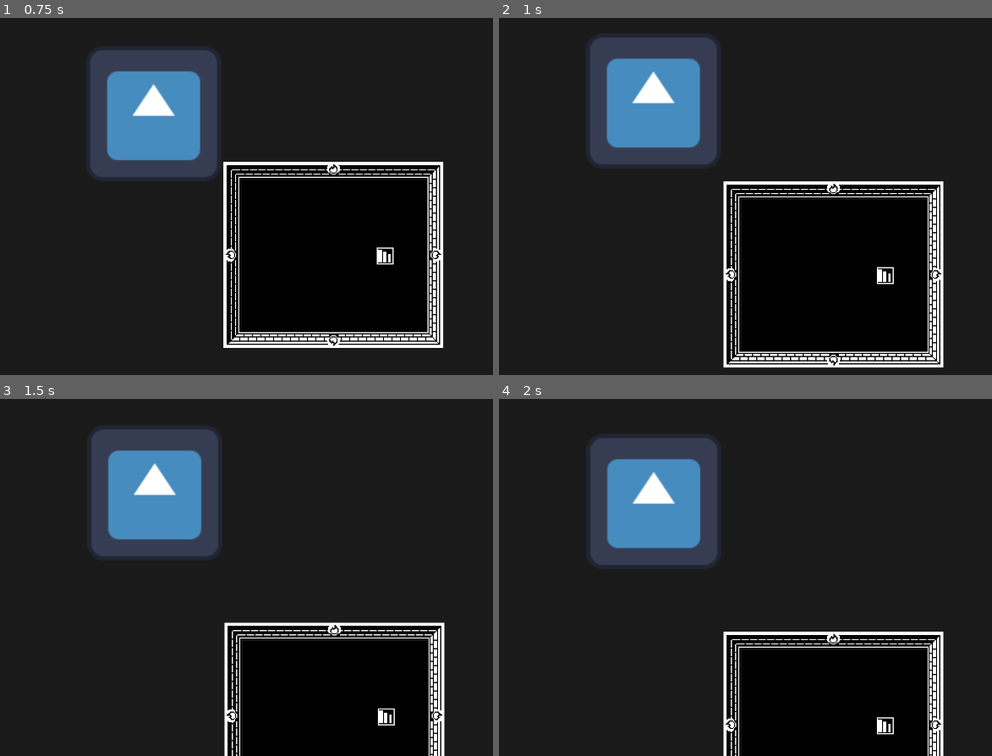
Above: before the commit, frames 1-4 (two rows, left to right).
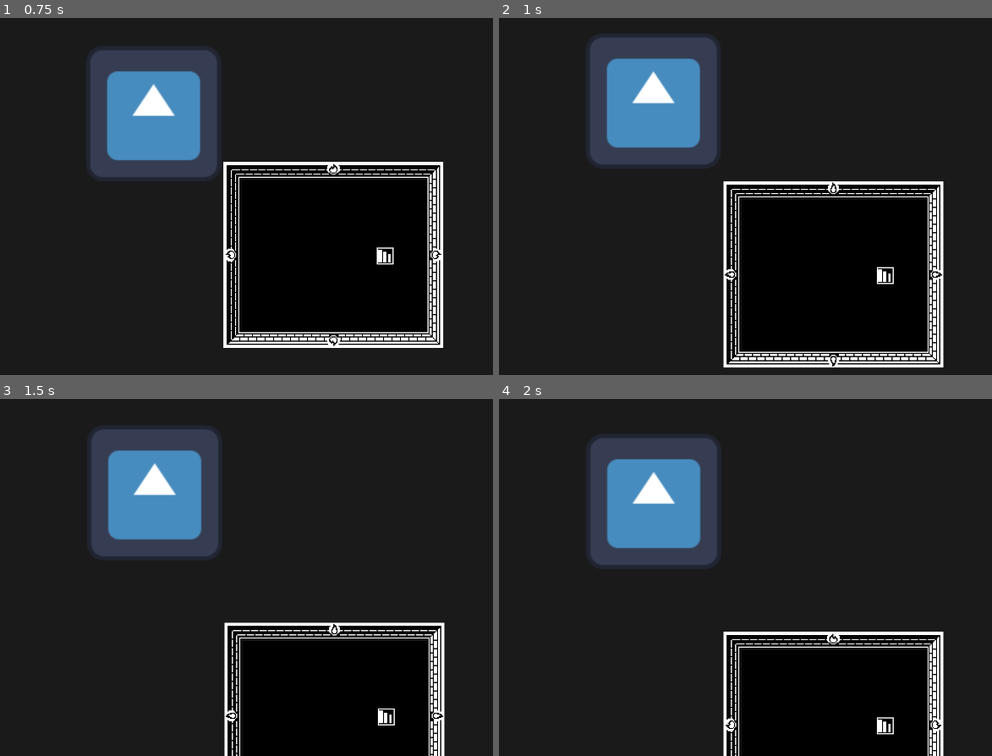
Above: after the commit, the same moments.

Repository: SimoneTomasella2002/DarkMaze
Game: Godot game, scene res://scenes/levels/debug_room.tscn
Same seed, same stepped clock (60 frames per second), same inputs: the game is played once before the commit and once after it. This scene is started directly instead of the project's main scene. The engine's default icon, where the game draws it, is replaced by a stand-in: a white triangle on a blue panel in a dark square.
Inputs:
- Up to frame 1 (0.75 s): hold Up (up) from 0.53 s (still down)
- Up to frame 2 (1 s): keep holding Up (up)
- Up to frame 3 (1.5 s): keep holding Up (up)
- Up to frame 4 (2 s): keep holding Up (up)

Frame 1 is identical in both runs. In frame 2, 0.1% of the frame differs, in the area x 45-90%, y 45-98%; in frame 3, 0.1%; in frame 4, less than 0.1%.

Commit message:
Small commit, test with tileset animation

Diff:
--- a/scenes/levels/debug_room.tres
+++ b/scenes/levels/debug_room.tres
@@ -103,10 +103,13 @@
 13:5/0 = 0
 14:5/0 = 0
 15:5/0 = 0
+0:6/animation_columns = 4
+0:6/animation_speed = 1.25
+0:6/animation_frame_0/duration = 1.0
+0:6/animation_frame_1/duration = 1.0
+0:6/animation_frame_2/duration = 1.0
+0:6/animation_frame_3/duration = 1.0
 0:6/0 = 0
-1:6/0 = 0
-2:6/0 = 0
-3:6/0 = 0
 4:6/0 = 0
 5:6/0 = 0
 6:6/0 = 0
@@ -121,10 +124,13 @@
 13:6/0 = 0
 14:6/0 = 0
 15:6/0 = 0
+0:7/animation_columns = 4
+0:7/animation_speed = 1.25
+0:7/animation_frame_0/duration = 1.0
+0:7/animation_frame_1/duration = 1.0
+0:7/animation_frame_2/duration = 1.0
+0:7/animation_frame_3/duration = 1.0
 0:7/0 = 0
-1:7/0 = 0
-2:7/0 = 0
-3:7/0 = 0
 4:7/0 = 0
 5:7/0 = 0
 6:7/0 = 0
@@ -140,10 +146,13 @@
 13:7/0 = 0
 14:7/0 = 0
 15:7/0 = 0
+0:8/animation_columns = 4
+0:8/animation_speed = 1.25
+0:8/animation_frame_0/duration = 1.0
+0:8/animation_frame_1/duration = 1.0
+0:8/animation_frame_2/duration = 1.0
+0:8/animation_frame_3/duration = 1.0
 0:8/0 = 0
-1:8/0 = 0
-2:8/0 = 0
-3:8/0 = 0
 4:8/0 = 0
 5:8/0 = 0
 6:8/0 = 0
@@ -156,10 +165,13 @@
 13:8/0 = 0
 14:8/0 = 0
 15:8/0 = 0
+0:9/animation_columns = 4
+0:9/animation_speed = 1.25
+0:9/animation_frame_0/duration = 1.0
+0:9/animation_frame_1/duration = 1.0
+0:9/animation_frame_2/duration = 1.0
+0:9/animation_frame_3/duration = 1.0
 0:9/0 = 0
-1:9/0 = 0
-2:9/0 = 0
-3:9/0 = 0
 4:9/0 = 0
 5:9/0 = 0
 6:9/0 = 0
